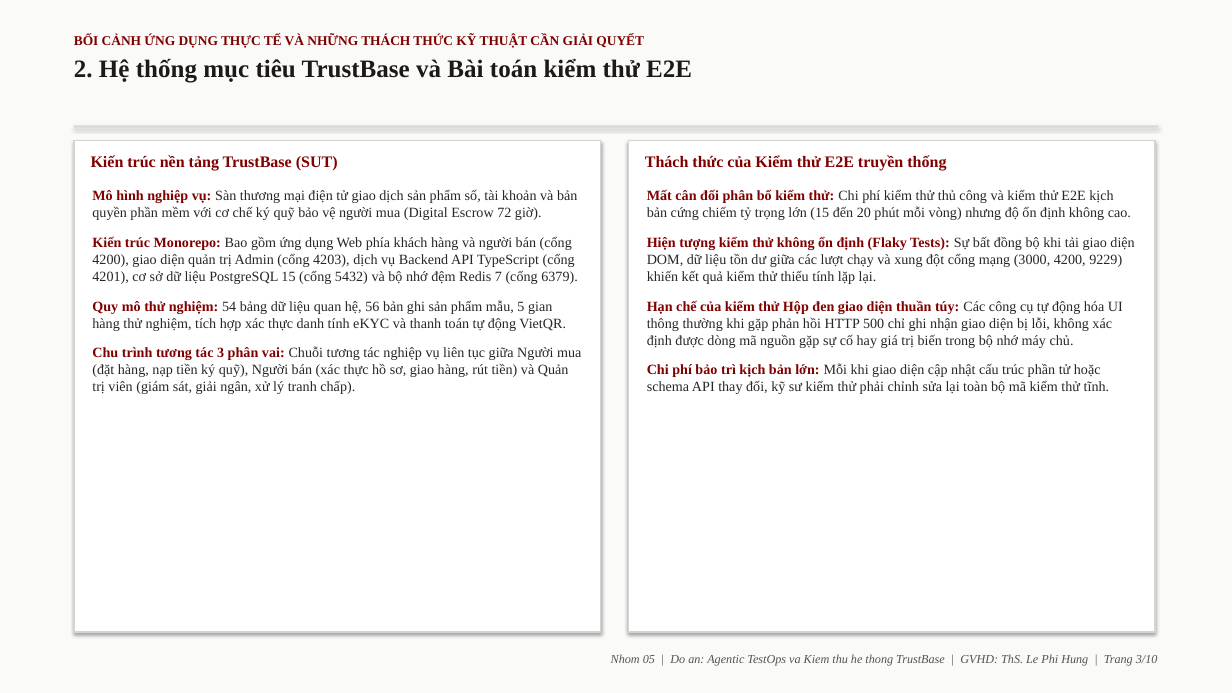
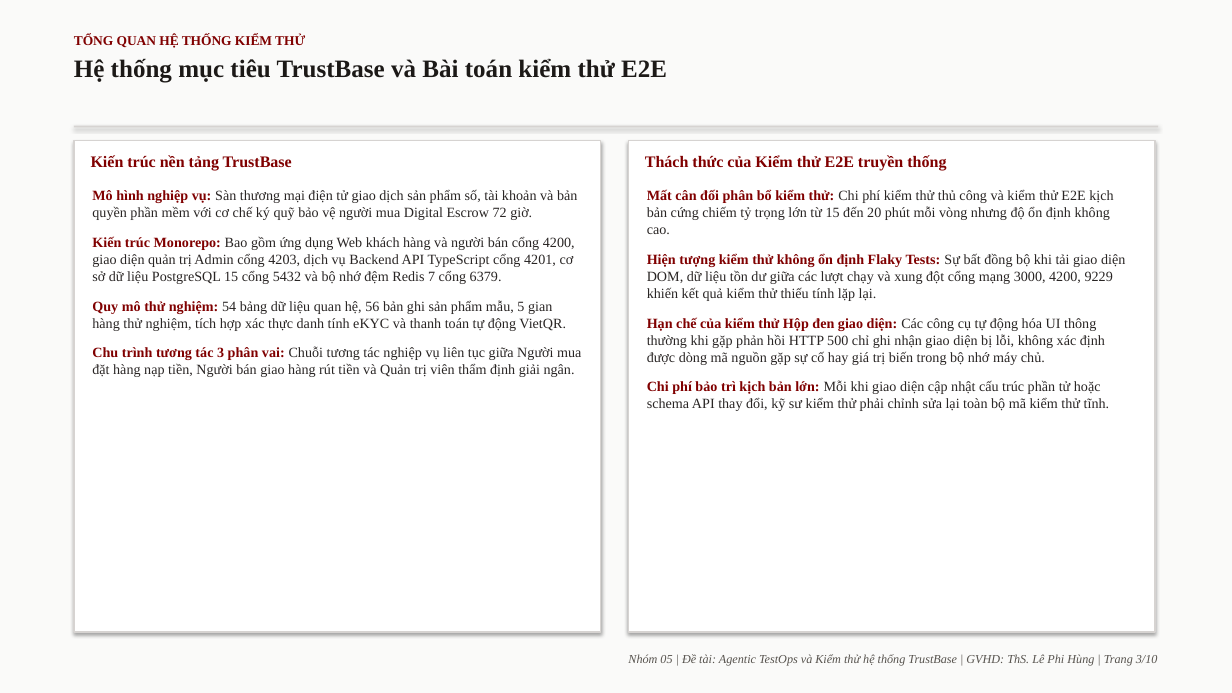
Before and after one commit to justpassingByte/agentic-test-ops, a slide deck: slide 3 of Nhom05_AgenticTestOps_ThuyetTrinh.pptx. Drawn at 1232x693 pixels with LibreOffice and Linux fonts; fonts in the diff are those of the drawing. Boxes give left, top, right and bottom in pixels: in the first picture for what was removed or moved away, otherwise in the second. Text is boxed around its words. In the diff, an @@ line names an element or a change of style, - is before the commit and + after.

```diff
--- a/Nhom05_AgenticTestOps_ThuyetTrinh.pptx
+++ b/Nhom05_AgenticTestOps_ThuyetTrinh.pptx
@@ text at [74,35,667,83]: text changed; size 10.5 to 19.5 pt; text colour #800000 to #1C1917 @@
-BỐI CẢNH ỨNG DỤNG THỰC TẾ VÀ NHỮNG THÁCH THỨC KỸ THUẬT CẦN GIẢI QUYẾT
-2. Hệ thống mục tiêu TrustBase và Bài toán kiểm thử E2E
+TỔNG QUAN HỆ THỐNG KIỂM THỬ
+Hệ thống mục tiêu TrustBase và Bài toán kiểm thử E2E
@@ text at [91,155,292,171]: text changed @@
-Kiến trúc nền tảng TrustBase (SUT)
+Kiến trúc nền tảng TrustBase
@@ text at [92,190,577,284]: text changed @@
-Mô hình nghiệp vụ: Sàn thương mại điện tử giao dịch sản phẩm số, tài khoản và bản quyền phần mềm với cơ chế ký quỹ bảo vệ người mua (Digital Escrow 72 giờ).
-Kiến trúc Monorepo: Bao gồm ứng dụng Web phía khách hàng và người bán (cổng 4200), giao diện quản trị Admin (cổng 4203), dịch vụ Backend API TypeScript (cổng 4201), cơ sở dữ liệu PostgreSQL 15 (cổng 5432) và bộ nhớ đệm Redis 7 (cổng 6379).
+Mô hình nghiệp vụ: Sàn thương mại điện tử giao dịch sản phẩm số, tài khoản và bản quyền phần mềm với cơ chế ký quỹ bảo vệ người mua Digital Escrow 72 giờ.
+Kiến trúc Monorepo: Bao gồm ứng dụng Web khách hàng và người bán cổng 4200, giao diện quản trị Admin cổng 4203, dịch vụ Backend API TypeScript cổng 4201, cơ sở dữ liệu PostgreSQL 15 cổng 5432 và bộ nhớ đệm Redis 7 cổng 6379.
@@ text at [647,189,1125,365]: text changed @@
-Mất cân đối phân bổ kiểm thử: Chi phí kiểm thử thủ công và kiểm thử E2E kịch bản cứng chiếm tỷ trọng lớn (15 đến 20 phút mỗi vòng) nhưng độ ổn định không cao.
-Hiện tượng kiểm thử không ổn định (Flaky Tests): Sự bất đồng bộ khi tải giao diện DOM, dữ liệu tồn dư giữa các lượt chạy và xung đột cổng mạng (3000, 4200, 9229) khiến kết quả kiểm thử thiếu tính lặp lại.
-Hạn chế của kiểm thử Hộp đen giao diện thuần túy: Các công cụ tự động hóa UI thông thường khi gặp phản hồi HTTP 500 chỉ ghi nhận giao diện bị lỗi, không xác định được dòng mã nguồn gặp sự cố hay giá trị biến trong bộ nhớ máy chủ.
+Mất cân đối phân bổ kiểm thử: Chi phí kiểm thử thủ công và kiểm thử E2E kịch bản cứng chiếm tỷ trọng lớn từ 15 đến 20 phút mỗi vòng nhưng độ ổn định không cao.
+Hiện tượng kiểm thử không ổn định Flaky Tests: Sự bất đồng bộ khi tải giao diện DOM, dữ liệu tồn dư giữa các lượt chạy và xung đột cổng mạng 3000, 4200, 9229 khiến kết quả kiểm thử thiếu tính lặp lại.
+Hạn chế của kiểm thử Hộp đen giao diện: Các công cụ tự động hóa UI thông thường khi gặp phản hồi HTTP 500 chỉ ghi nhận giao diện bị lỗi, không xác định được dòng mã nguồn gặp sự cố hay giá trị biến trong bộ nhớ máy chủ.
@@ text at [92,346,581,377]: text changed @@
-Chu trình tương tác 3 phân vai: Chuỗi tương tác nghiệp vụ liên tục giữa Người mua (đặt hàng, nạp tiền ký quỹ), Người bán (xác thực hồ sơ, giao hàng, rút tiền) và Quản trị viên (giám sát, giải ngân, xử lý tranh chấp).
+Chu trình tương tác 3 phân vai: Chuỗi tương tác nghiệp vụ liên tục giữa Người mua đặt hàng nạp tiền, Người bán giao hàng rút tiền và Quản trị viên thẩm định giải ngân.
@@ text at [628,654,1158,666]: text changed @@
-Nhom 05 | Do an: Agentic TestOps va Kiem thu he thong TrustBase | GVHD: ThS. Le Phi Hung | Trang 3/10
+Nhóm 05 | Đề tài: Agentic TestOps và Kiểm thử hệ thống TrustBase | GVHD: ThS. Lê Phi Hùng | Trang 3/10
```
Also in this commit, not shown: 9 other slides changed, 1 other file.
